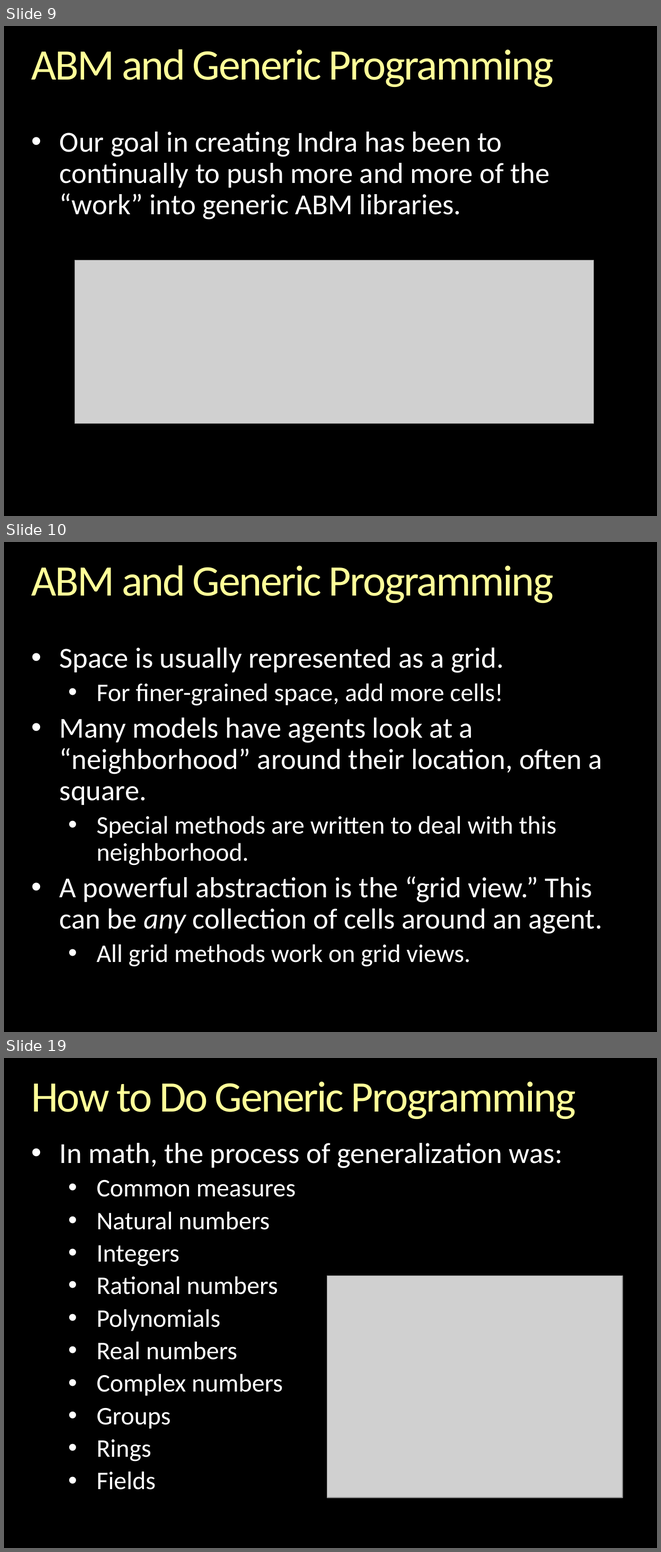
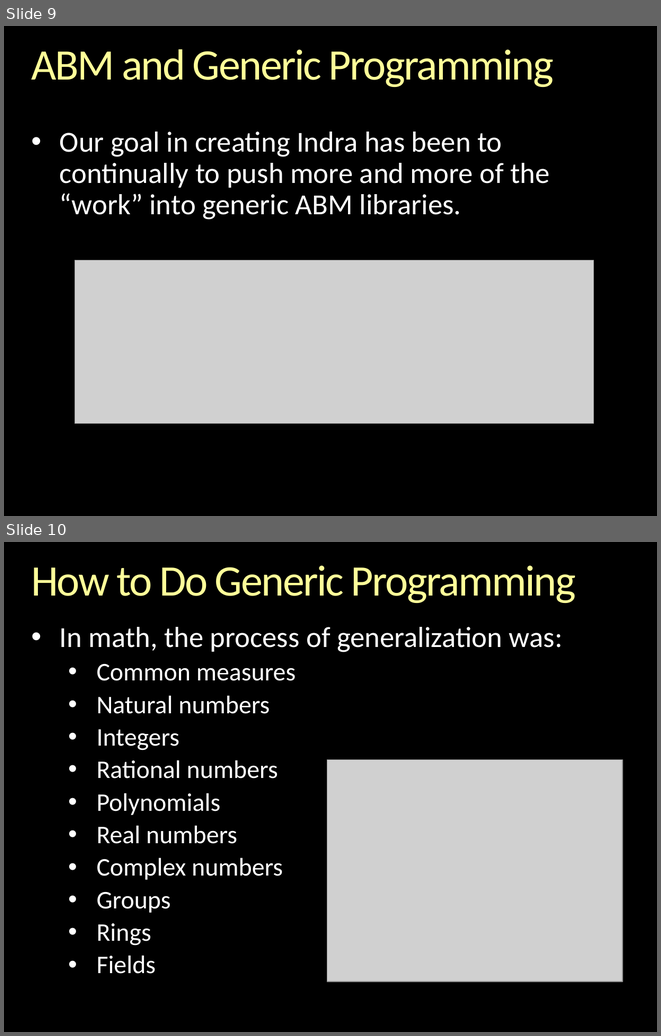
Before and after one commit to gcallah/indras_net, a slide deck: docs/ABMsAsAlgebraic.pptx. Shown one above the other, each under a label of ours: slides 9, 10 and 19 before the commit, slides 9 and 10 after it; the slides between them are not shown. The pictures are 661x1552 and 661x1036 pixels, drawn with LibreOffice and Linux fonts; fonts in the diff are those of the drawing; grey boxes stand for pictures; background and template pictures are left out. Boxes give left, top, right and bottom in pixels: in the first picture for what was removed or moved away, otherwise in the second. Text is boxed around its words. In the diff, an @@ line names an element or a change of style, - is before the commit and + after.

```diff
--- a/docs/ABMsAsAlgebraic.pptx
+++ b/docs/ABMsAsAlgebraic.pptx
@@ slide 10 removed at (4, 542, 657, 1032), background picture (left out) @@
@@ title removed at (31, 565, 554, 603) @@
-ABM and Generic Programming
@@ text removed at (60, 647, 602, 967) @@
-• Space is usually represented as a grid.
-  • For finer-grained space, add more cells!
-• Many models have agents look at a “neighborhood” around their location, often a square.
-  • Special methods are written to deal with this neighborhood.
-• A powerful abstraction is the “grid view.” This can be any collection of cells around an agent.
-  • All grid methods work on grid views.
@@ what was slide 19 is now slide 10 @@
```
Also in this commit, not shown: 1 slide changed, 10 other slides removed, 1 other file.
